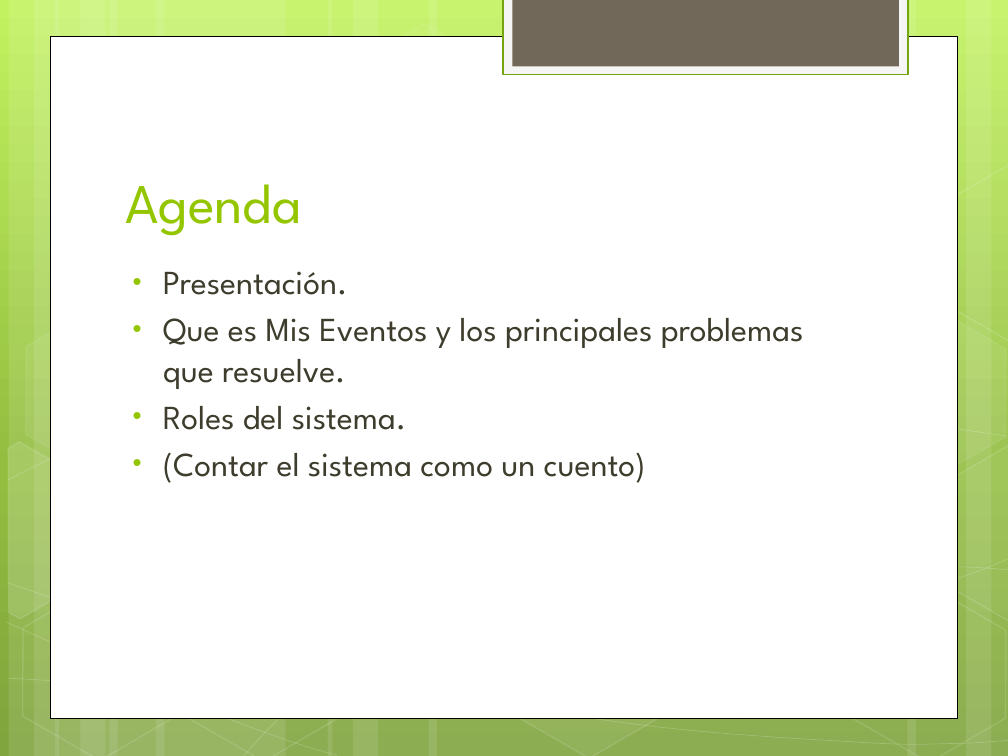
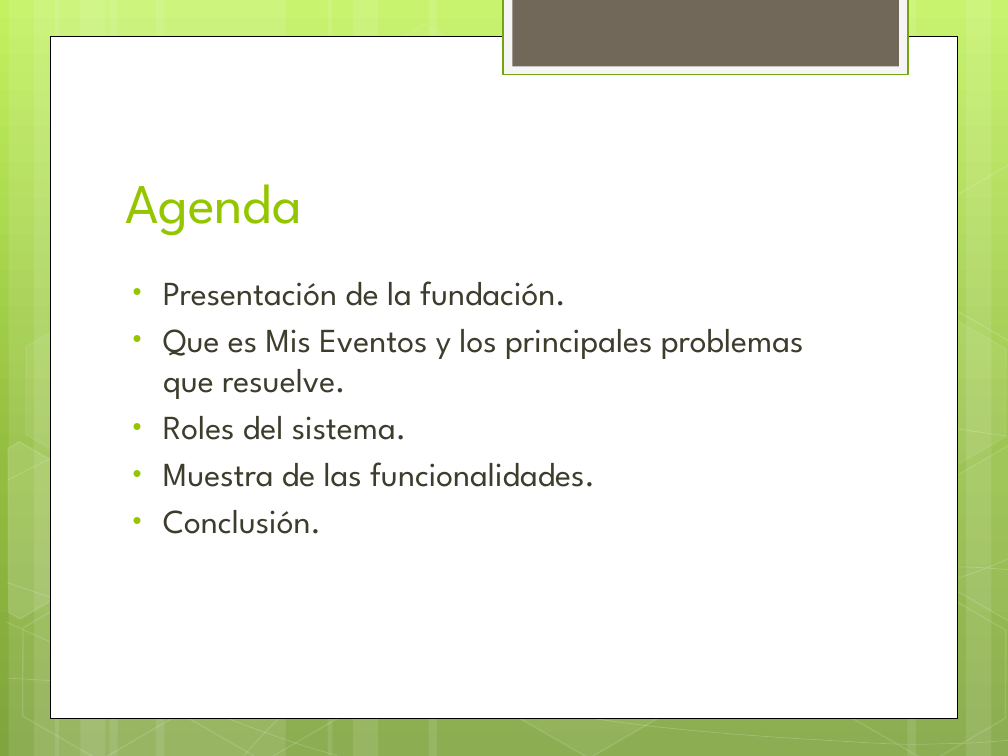
Before and after one commit to javiermatias/MisEventos, a slide deck: slide 2 of Documentacion/MIS EVENTOS.pptx. Drawn at 1008x756 pixels with LibreOffice and Linux fonts; fonts in the diff are those of the drawing. Boxes give left, top, right and bottom in pixels: in the first picture for what was removed or moved away, otherwise in the second. Text is boxed around its words. In the diff, an @@ line names an element or a change of style, - is before the commit and + after.

Commit message:
presentacion

```diff
--- a/Documentacion/MIS EVENTOS.pptx
+++ b/Documentacion/MIS EVENTOS.pptx
@@ text "Presentación de la fundación.": place and size @@
-text "Presentación de la fundación." at (163, 271, 804, 483)
+text "Presentación de la fundación." at (163, 281, 804, 534)
@@ text at (163, 281, 566, 306): text changed @@
-• Presentación.
+• Presentación de la fundación.
@@ text at (163, 462, 595, 534): text changed @@
-• (Contar el sistema como un cuento)
+• Muestra de las funcionalidades.
+• Conclusión.
```
Also in this commit, not shown: 1 other slide changed, 6 slides added, 1 slide removed, 3 other files.
